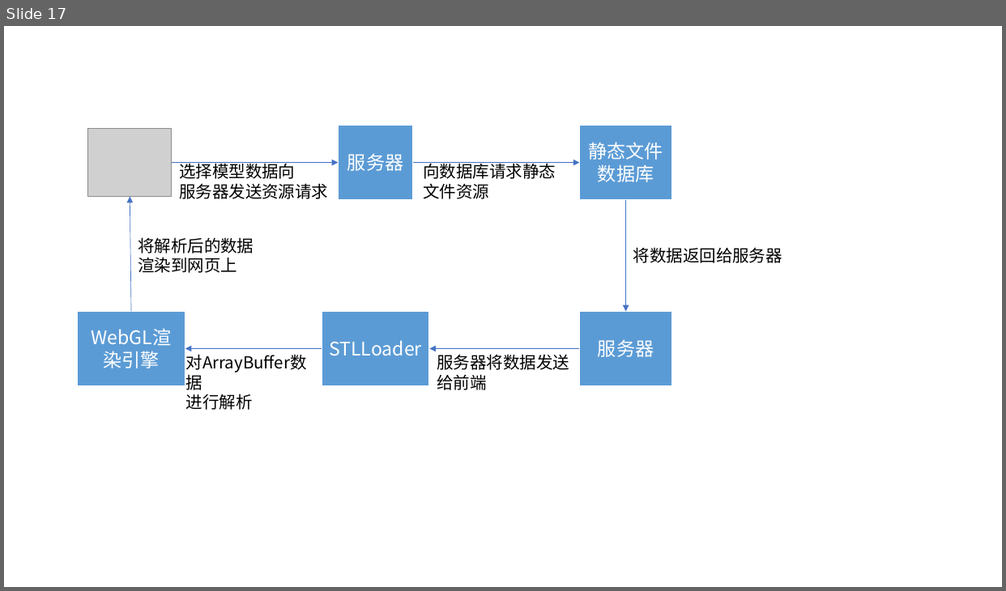
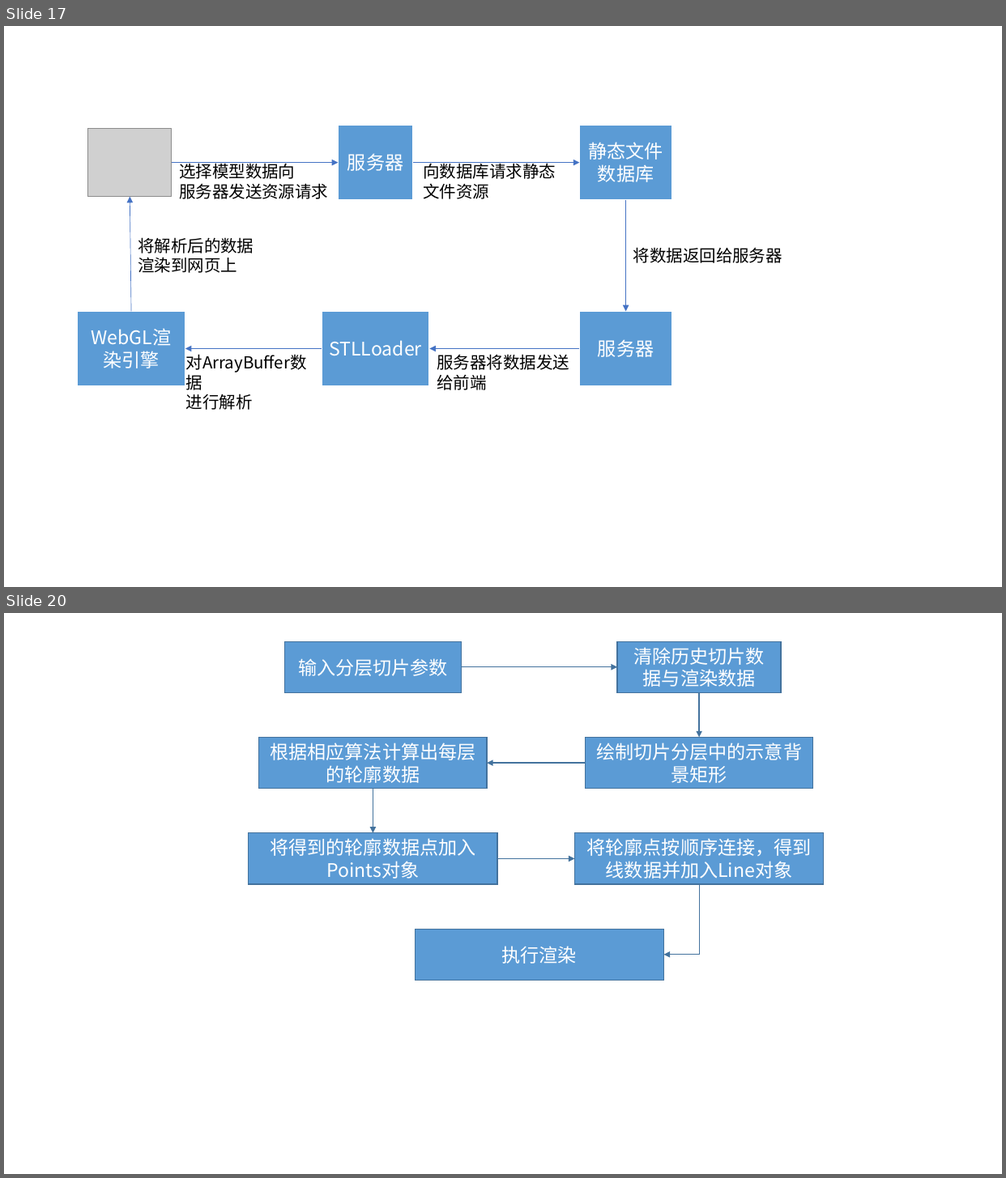
Before and after one commit to WutBottle/2021dissertation, a slide deck: 论文涉及图片.pptx. Shown one above the other, each under a label of ours: slide 17 before the commit, slides 17 and 20 after it; the slides between them are not shown. The pictures are 1006x591 and 1006x1178 pixels, drawn with LibreOffice and Linux fonts; fonts in the diff are those of the drawing; grey boxes stand for pictures. Boxes give left, top, right and bottom in pixels: in the first picture for what was removed or moved away, otherwise in the second. Text is boxed around its words. In the diff, an @@ line names an element or a change of style, - is before the commit and + after.

Commit message:
第三章切片分层模块

```diff
--- a/论文涉及图片.pptx
+++ b/论文涉及图片.pptx
@@ slide 20 added at [4,613,1002,1174], background #FFFFFF @@
@@ rectangle added at [285,641,462,692], fill #5B9BD5, outline #43739E 1 pt, 18 pt, text #FFFFFF @@
+输入分层切片参数
@@ rectangle added at [617,641,781,692], fill #5B9BD5, outline #43739E 1 pt, 18 pt, text #FFFFFF @@
+清除历史切片数据与渲染数据
@@ arrow added from (462, 667) to (617, 667), #43739E 1 pt @@
@@ arrow added from (700, 693) to (700, 737), #43739E 1 pt @@
@@ rectangle added at [259,737,487,788], fill #5B9BD5, outline #43739E 1 pt, 18 pt, text #FFFFFF @@
+根据相应算法计算出每层的轮廓数据
@@ rectangle added at [586,737,813,788], fill #5B9BD5, outline #43739E 1 pt, 18 pt, text #FFFFFF @@
+绘制切片分层中的示意背景矩形
@@ arrow added from (586, 763) to (487, 763), #43739E 1 pt @@
@@ arrow added from (373, 789) to (373, 833), #43739E 1 pt @@
@@ rectangle added at [249,833,498,884], fill #5B9BD5, outline #43739E 1 pt, 18 pt, text #FFFFFF @@
+将得到的轮廓数据点加入Points对象
@@ rectangle added at [574,833,824,884], fill #5B9BD5, outline #43739E 1 pt, 18 pt, text #FFFFFF @@
+将轮廓点按顺序连接，得到线数据并加入Line对象
@@ arrow added from (497, 858) to (574, 858), #43739E 1 pt @@
@@ elbow arrow added from (700, 884) to (663, 954), #43739E 1 pt @@
@@ rectangle added at [415,929,664,980], fill #5B9BD5, outline #43739E 1 pt, 18 pt, text #FFFFFF @@
+执行渲染
```
Also in this commit, not shown: 2 other slides added, 1 other file.
